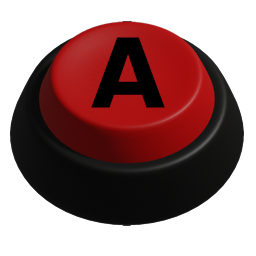
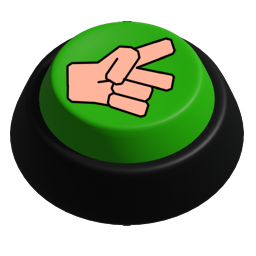
The second 256px x 256px image is a revision of the first. Changes to its layers:
added group "Scissor" (1st of 2) with 3 layers above "Paper" over 38, 21, 233, 165
added layer "Scissor" (2nd of 2, in "Scissor") in group "Scissor" over 56, 21, 184, 137
added layer "Btn" (1st of 3, in "Scissor") in group "Scissor" over 38, 21, 233, 165
added layer "BtnPress" (1st of 2, in "Scissor") in group "Scissor" over 38, 21, 233, 165
renamed "Layer 2(pasted)" to "Btn", moved it into group "Rock" over 38, 21, 233, 165
renamed "Layer 1" to "BrnPress", moved it into group "Rock" over 38, 21, 233, 165
